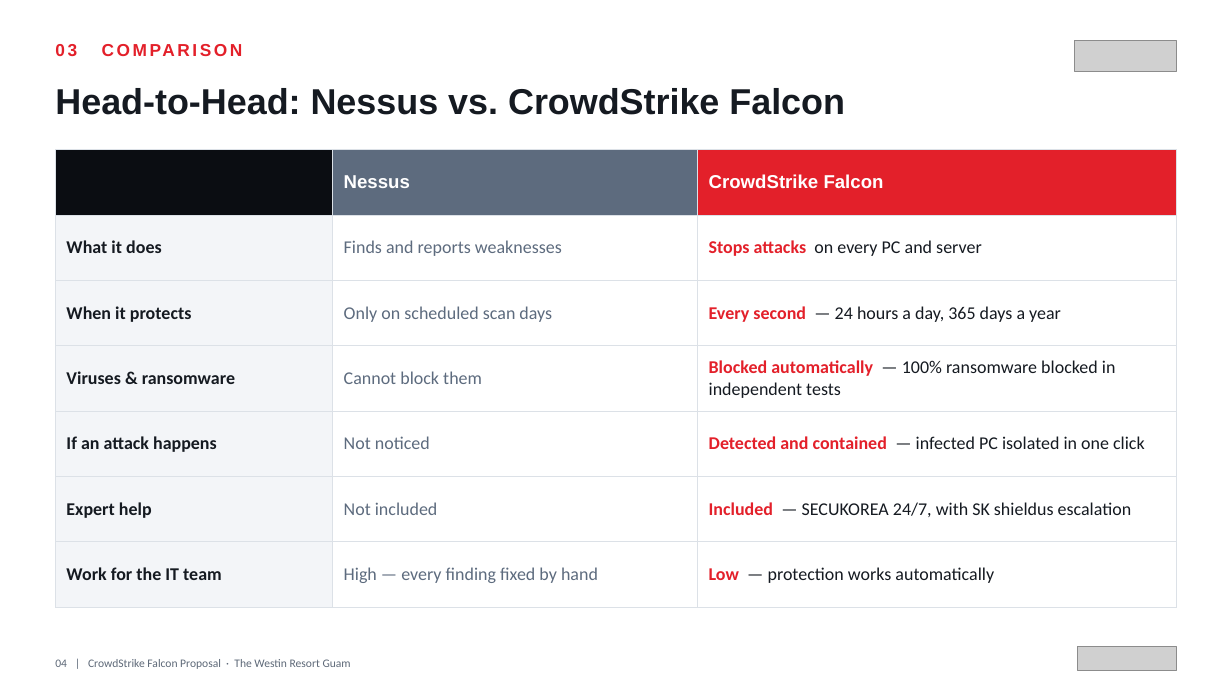
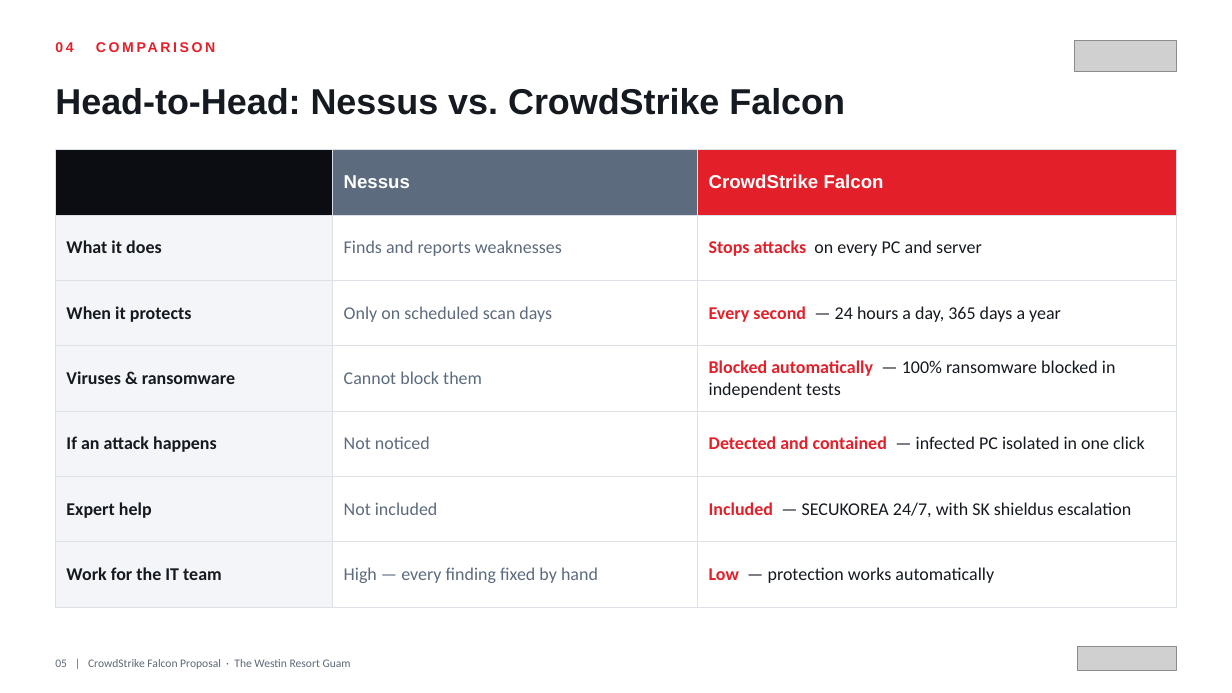
Before and after one commit to BigLee-Creator/Recommendations, a slide deck: slide 5 of ENG._CrowdStrike_Falcon_Proposal_for_Westin_Resort_Guam_SECUKOREA.pptx (slide 4 before the commit). Drawn at 1232x693 pixels with LibreOffice and Linux fonts; fonts in the diff are those of the drawing; grey boxes stand for pictures. Boxes give left, top, right and bottom in pixels: in the first picture for what was removed or moved away, otherwise in the second. Text is boxed around its words. In the diff, an @@ line names an element or a change of style, - is before the commit and + after.

```diff
--- a/ENG._CrowdStrike_Falcon_Proposal_for_Westin_Resort_Guam_SECUKOREA.pptx
+++ b/ENG._CrowdStrike_Falcon_Proposal_for_Westin_Resort_Guam_SECUKOREA.pptx
@@ text at (55,42,73,52): text changed; size 13.5 to 11 pt @@
-03 COMPARISON
+04 COMPARISON
@@ text at (55,659,351,669): text changed @@
-04 | CrowdStrike Falcon Proposal · The Westin Resort Guam
+05 | CrowdStrike Falcon Proposal · The Westin Resort Guam
```
Also in this commit, not shown: 5 other slides changed, 1 slide added, 1 slide removed, 1 other file.
